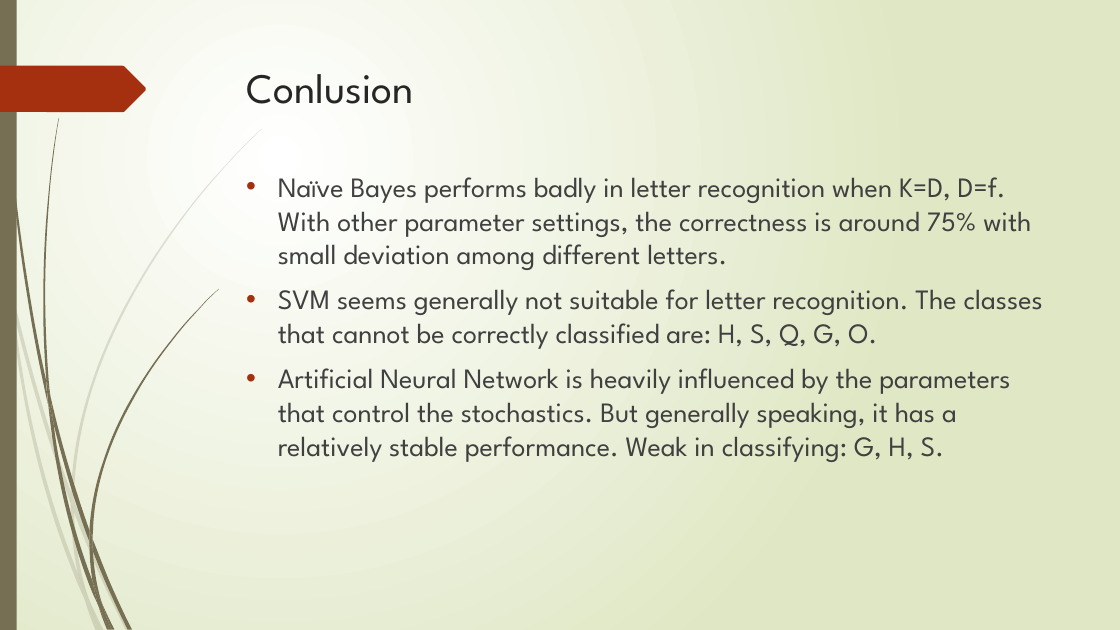
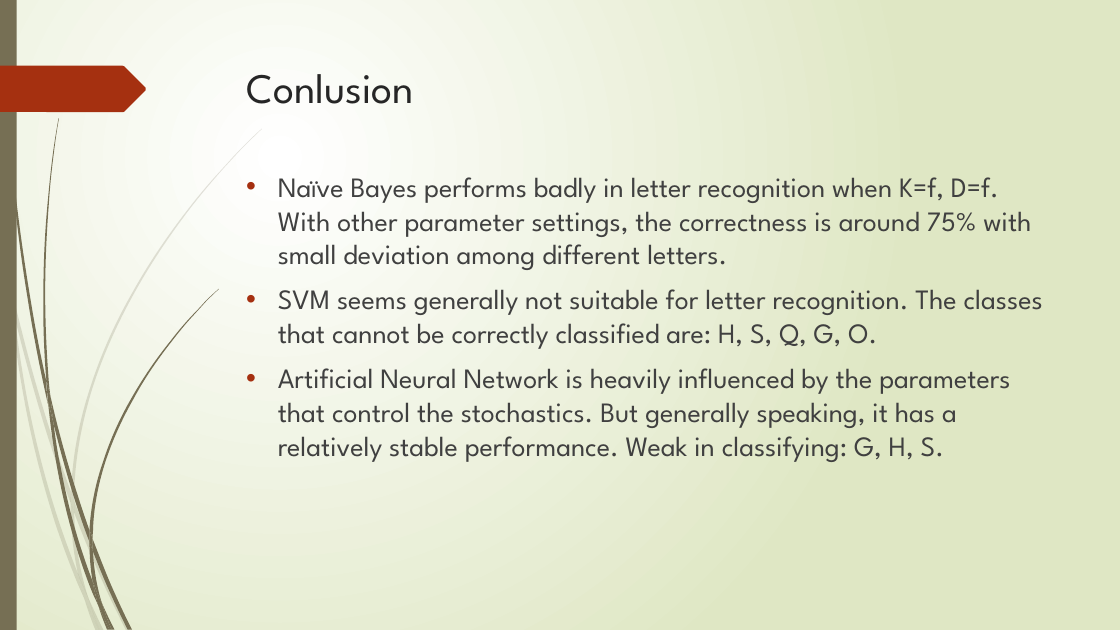
Before and after one commit to XiaokuanOSU/AI2report, a slide deck: slide 26 of PPTGroup10.pptx. Drawn at 1120x630 pixels with LibreOffice and Linux fonts; fonts in the diff are those of the drawing. Boxes give left, top, right and bottom in pixels: in the first picture for what was removed or moved away, otherwise in the second. Text is boxed around its words. In the diff, an @@ line names an element or a change of style, - is before the commit and + after.

Commit message:
typo

```diff
--- a/PPTGroup10.pptx
+++ b/PPTGroup10.pptx
@@ text at bbox=[278, 177, 1031, 270]: text changed @@
-• Naïve Bayes performs badly in letter recognition when K=D, D=f. With other parameter settings, the correctness is around 75% with small deviation among different letters.
+• Naïve Bayes performs badly in letter recognition when K=f, D=f. With other parameter settings, the correctness is around 75% with small deviation among different letters.
```
